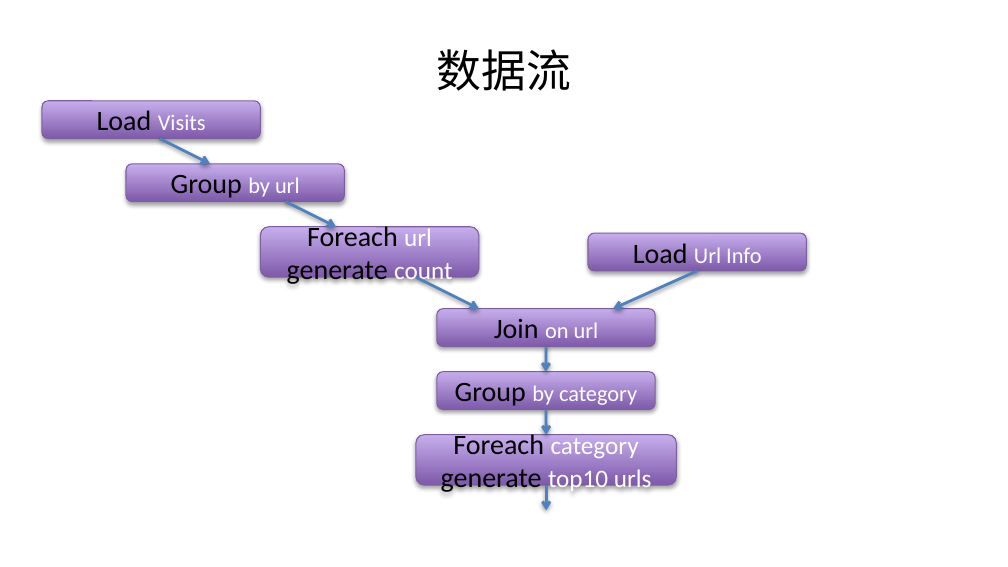
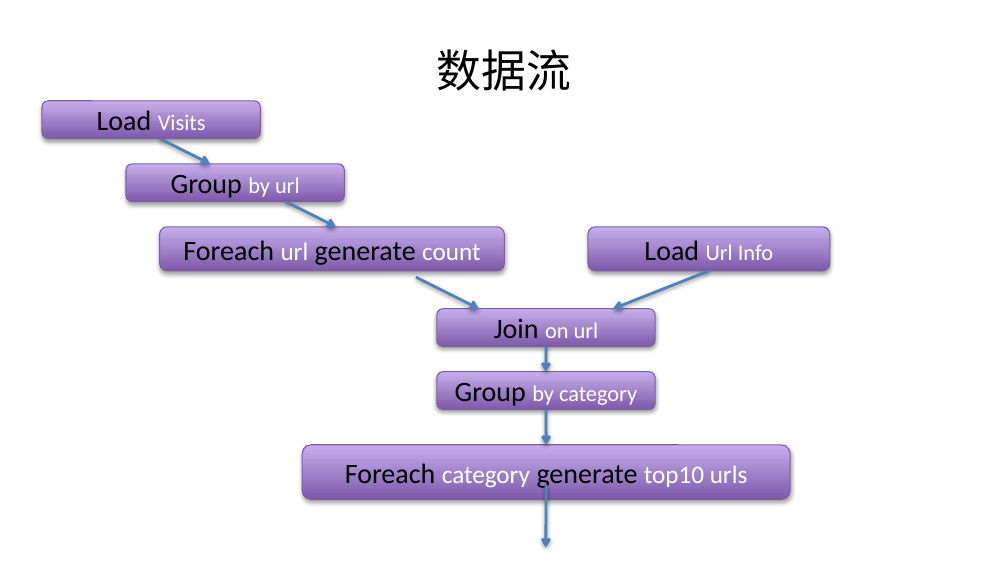
Before and after one commit to alxsoares/Foundations-of-Big-Data-System, a slide deck: slide 60 of Architecture/大数据的处理框架.pptx (slide 61 before the commit). Drawn at 1008x567 pixels with LibreOffice and Linux fonts; fonts in the diff are those of the drawing; background and template pictures are left out. Boxes give left, top, right and bottom in pixels: in the first picture for what was removed or moved away, otherwise in the second. Text is boxed around its words. In the diff, an @@ line names an element or a change of style, - is before the commit and + after.

```diff
--- a/Architecture/大数据的处理框架.pptx
+++ b/Architecture/大数据的处理框架.pptx
@@ rounded rectangle "Foreach url generate count": place and size @@
-rounded rectangle "Foreach url generate count" at [260, 227, 479, 277]
+rounded rectangle "Foreach url generate count" at [159, 227, 504, 271]
@@ rounded rectangle "Load Url Info": place and size @@
-rounded rectangle "Load Url Info" at [588, 233, 806, 271]
+rounded rectangle "Load Url Info" at [588, 227, 830, 271]
@@ text in rounded rectangle at [183, 240, 480, 265]: text changed @@
-Foreach url
-generate count
+Foreach url generate count
@@ arrow moved from (698, 271) - (613, 308) to (709, 271) - (613, 308) @@
@@ arrow moved from (546, 409) - (546, 434) to (546, 409) - (546, 445) @@
@@ rounded rectangle "Foreach category generate top10 urls": place and size @@
-rounded rectangle "Foreach category generate top10 urls" at [416, 434, 676, 485]
+rounded rectangle "Foreach category generate top10 urls" at [302, 445, 790, 499]
@@ text in rounded rectangle at [345, 463, 748, 490]: text changed @@
-Foreach category
-generate top10 urls
+Foreach category generate top10 urls
@@ arrow moved from (546, 485) - (546, 510) to (546, 485) - (545, 547) @@
```
Also in this commit, not shown: 59 other slides changed, 3 slides added, 2 slides removed.
